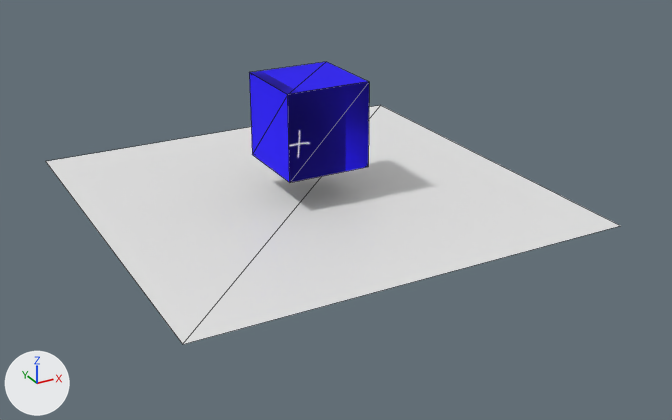
The glTF model assets/assets.gltf: old version first, new version second.
Before and after are seen from a camera (50 mm lens) standing at (-9.26, -18.13, 8.43) and looking at (0.18, -0.95, -0.16). Lighting does not change. The marker at lower left points along +X, +Y and +Z. Mesh edges are drawn as thin lines. Vertices at the same position are counted once.

Names of what the first picture shows: 'Floor', 'Player'.
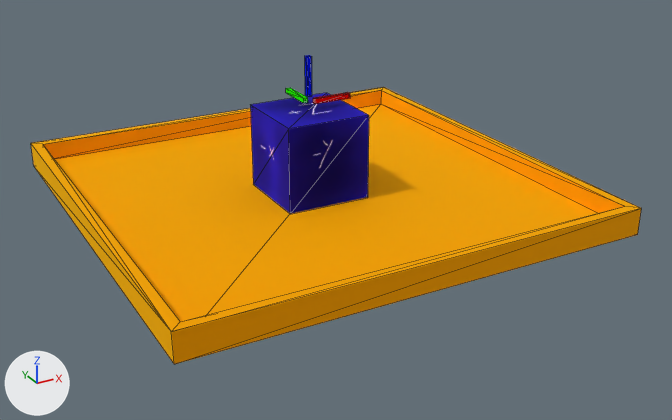
What differs and where, as boxes (x1, y1, x2, y2) in the pictures (672 x 420 px):
'Floor', reshaped (6% wider, 16% taller): before (46, 105, 620, 344); after (31, 87, 641, 364)
'Player', reshaped, moved (32% taller): before (249, 62, 369, 182); after (250, 55, 369, 214)
part 2 of me_playermesh, added: after (286, 88, 308, 103)
part 3 of me_playermesh, added: after (313, 92, 350, 104)
part 4 of me_playermesh, added: after (305, 55, 312, 97)
part 5 of me_playermesh, surface changed: before (249, 62, 369, 182); after (250, 93, 369, 214)

Diff of the bpy script that builds the scene:
```diff
--- a/assets/assets.gltf.py
+++ b/assets/assets.gltf.py
@@ mat_playerzplus @@
+mat_playerzplus = principled_material('PlayerZPlus')
+mat_playerzplus.base_color = (0.0, 0.0181, 1.0)  # blue #0025ff
+mat_playerzplus.metallic = 1.0
+mat_playerzplus.roughness = 1.0
@@ mat_playeryplus @@
+mat_playeryplus = principled_material('PlayerYPlus')
+mat_playeryplus.base_color = (0.0309, 1.0, 0.0)  # green #31ff00
+mat_playeryplus.metallic = 1.0
+mat_playeryplus.roughness = 1.0
@@ mat_playerxplus @@
+mat_playerxplus = principled_material('PlayerXPlus')
+mat_playerxplus.base_color = (1.0, 0.00645, 0.0)  # red #ff1300
+mat_playerxplus.metallic = 1.0
+mat_playerxplus.roughness = 1.0
@@ mat_floormaterial @@
+mat_floormaterial = principled_material('FloorMaterial')
+mat_floormaterial.base_color = (1.0, 0.603, 0.00604)  # yellow #ffcc12
+mat_floormaterial.metallic = 1.0
+mat_floormaterial.roughness = 1.0
@@ me_floormesh @@
 # used by ob_floor; location = (0.0, 0.0, 0.0)
-me_floormesh.from_pydata(...)  # 4 vertices, 2 faces; spans x -5.0..5.0, y -5.0..5.0, z 0.0
+me_floormesh.from_pydata(...)  # 16 vertices, 28 faces; spans x -5.26..5.26, y -5.26..5.26, z -0.17..0.46
+# me_floormesh part 1: the whole mesh is rebuilt
+me_floormesh.materials.append(mat_floormaterial)  # yellow #ffcc12
@@ me_playermesh @@
 # used by ob_player; location = (0.0, 0.0, 0.76)
-me_playermesh.from_pydata(...)  # 8 vertices, 12 faces; spans x -1.0..1.0, y -1.0..1.0, z 0.0..2.0
+me_playermesh.from_pydata(...)  # 32 vertices, 48 faces; spans x -1.0..1.06, y -1.0..1.06, z 0.0..3.24
+# me_playermesh part 2: a new loose piece, a box spanning x -0.06..0.06, y 0.14..1.06, z 2.13..2.24, in mat_playeryplus (green #31ff00)
+# me_playermesh part 3: a new loose piece, a box spanning x 0.14..1.06, y -0.06..0.06, z 2.13..2.24, in mat_playerxplus (red #ff1300)
+# me_playermesh part 4: a new loose piece, a box spanning x -0.06..0.06, y -0.06..0.06, z 2.33..3.24, in mat_playerzplus (blue #0024ff)
+# me_playermesh part 5: 12 kept faces spanning x -1.0..1.0, y -1.0..1.0, z 0.0..2.0 get new texture (UV) coordinates
 me_playermesh.materials.append(mat_playermaterial)
+me_playermesh.materials.append(mat_playeryplus)  # green #31ff00
+me_playermesh.materials.append(mat_playerxplus)  # red #ff1300
+me_playermesh.materials.append(mat_playerzplus)  # blue #0025ff
@@ ob_player @@
 ob_player = bpy.data.objects.new('Player', me_playermesh)
-ob_player.location = (0.0, 0.0, 0.76)
+ob_player.location = (0.0, 0.0, 0.0)
```
